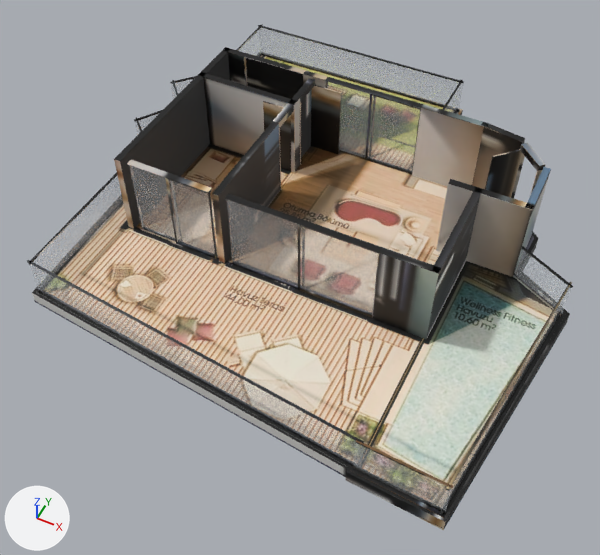
The glTF model _bake/glb/gol-23/model.glb as it was, and as the next commit left it.
One viewpoint serves both versions: a camera (50 mm lens) standing at (6.22, -14.06, 15.2) and looking at (0.0, -1.63, -0.35). Lighting does not change. The marker at lower left points along +X, +Y and +Z. The older version comes first. Where no turn or scale is listed for an object, it has been applied to the vertices. Vertices at exactly the same position are counted once.
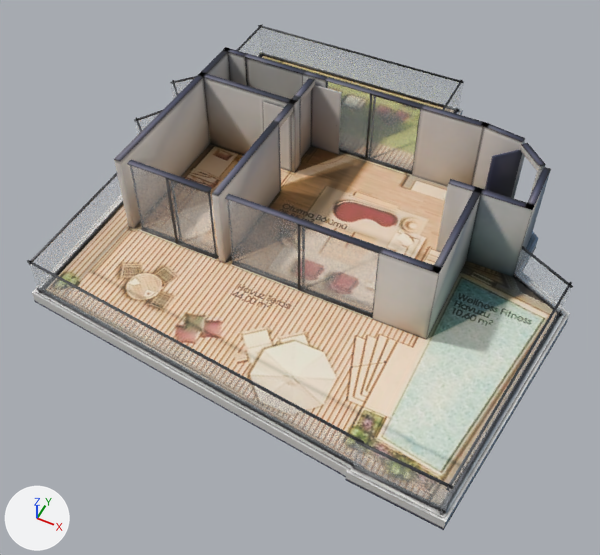
Changed parts and their boxes (x1, y1, x2, y2) in the pictures (600 x 555 px):
'Mesh_0', surface changed
    both: (29, 26, 573, 530)
part 1 of me_mesh_0, deleted (mostly hidden)
    before: (32, 109, 538, 522)
part 2 of me_mesh_0, surface changed
    both: (29, 29, 572, 530)

Edits to the bpy script that builds the scene:
```text
Change mat_baked:
    where n3 = _N.new('ShaderNodeMapping'); n3.name = 'Mapping'
    n3.inputs[3].default_value: (14.8, 15.98, 1.0) -> (15.03, 15.98, 1.0)  # 'Scale'
Change me_mesh_0:
    used by ob_mesh_0; location = (-6.35, 6.31, -0.36)
    remove me_mesh_0.from_pydata(...)  # 1672 vertices, 3040 faces; spans x 0.0..12.69, y -12.64..0.0, z 0.0..2.62
    add me_mesh_0.from_pydata(...)  # 1362 vertices, 2420 faces; spans x 0.0..12.69, y -12.64..0.0, z 0.0..2.62
    me_mesh_0 part 1: 310 vertices removed from x 0.93..11.19, y -12.49..-2.14, z 0.0..0.35
    me_mesh_0 part 2: 1358 kept faces spanning x 0.1..12.6, y -12.64..-0.08, z 0.0..2.62 get new texture (UV) coordinates
```
